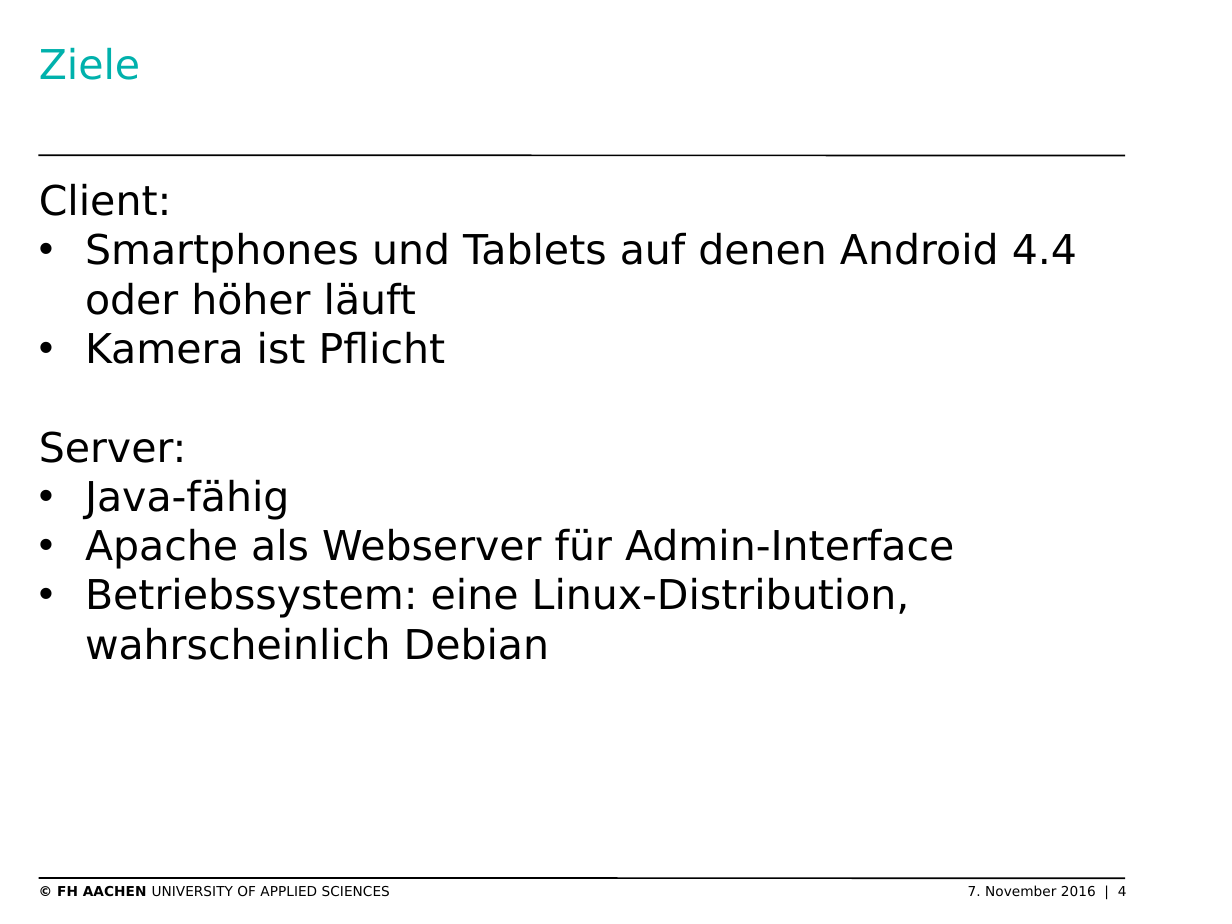
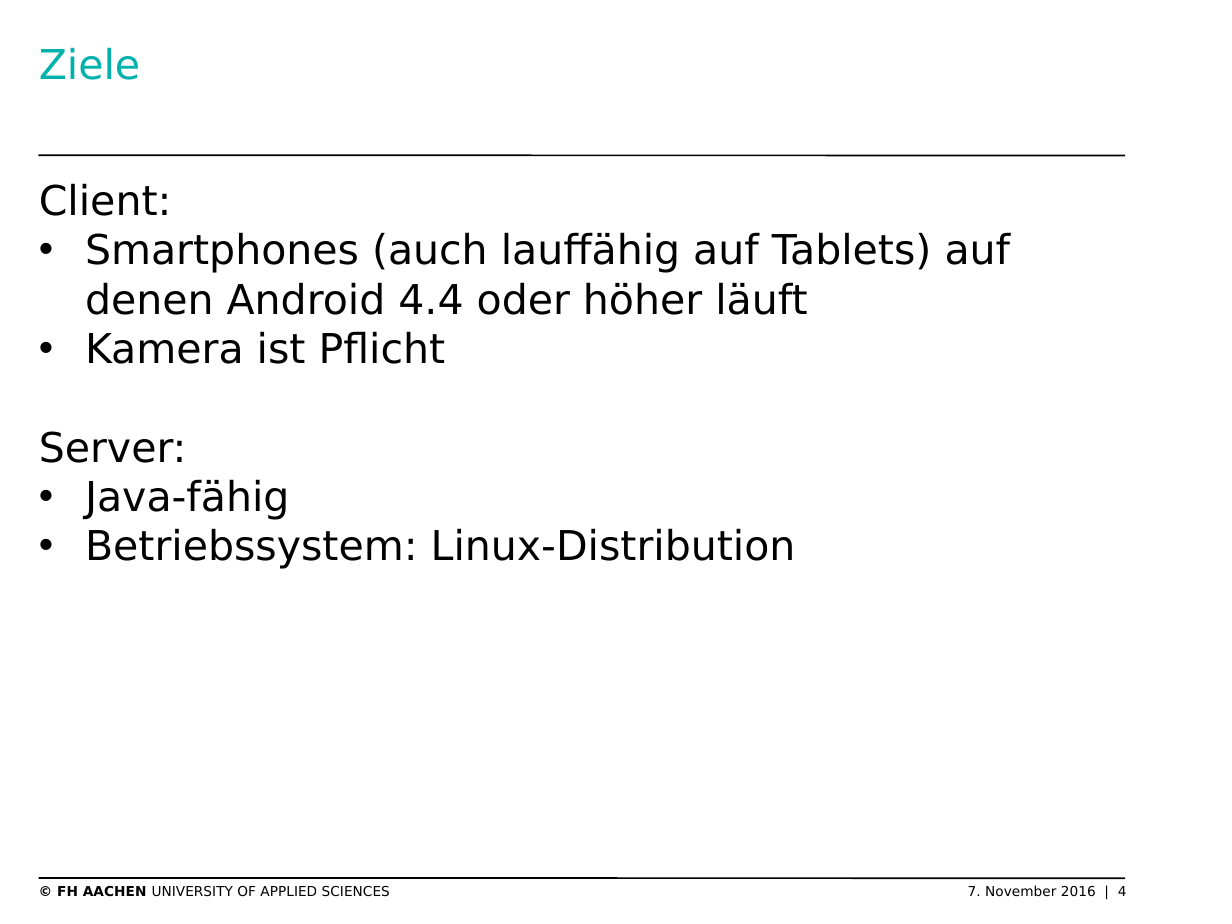
Before and after one commit to thomasgor/swe, a slide deck: slide 4 of Dokumente/Coaching/2016-11-09 Präsentation Technologiemanager.pptx. Drawn at 1232x924 pixels with LibreOffice and Linux fonts; fonts in the diff are those of the drawing; background and template pictures are left out. Boxes give left, top, right and bottom in pixels: in the first picture for what was removed or moved away, otherwise in the second. Text is boxed around its words. In the diff, an @@ line names an element or a change of style, - is before the commit and + after.

```diff
--- a/Dokumente/Coaching/2016-11-09 Präsentation Technologiemanager.pptx
+++ b/Dokumente/Coaching/2016-11-09 Präsentation Technologiemanager.pptx
@@ text at <box>85,232,1011,315</box>: text changed @@
-• Smartphones und Tablets auf denen Android 4.4 oder höher läuft
+• Smartphones (auch lauffähig auf Tablets) auf denen Android 4.4 oder höher läuft
@@ text at <box>85,528,796,569</box>: text changed @@
-• Apache als Webserver für Admin-Interface
-• Betriebssystem: eine Linux-Distribution, wahrscheinlich Debian
+• Betriebssystem: Linux-Distribution
```
Also in this commit, not shown: 2 other slides changed, 4 other files.
